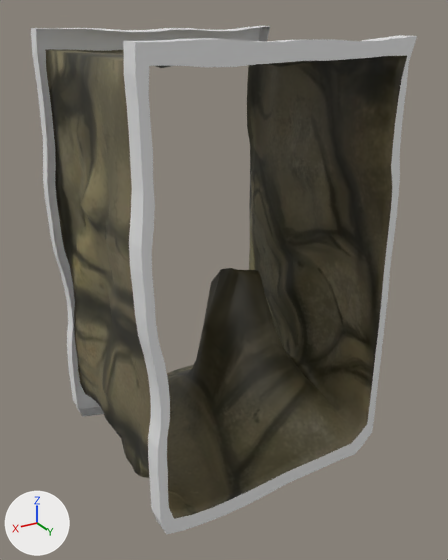
Before and after pictures for a commit that changed the FBX model Assets/Models/way/cave module 6.fbx.
Rendered twice from a 50 mm camera at (7.56, 13.02, 10.8) aimed at (-0.06, 0.31, 4.45). The lights are fixed; the arrows at lower left show +X, +Y and +Z. Where no turn or scale is listed for an object, it has been applied to the vertices.
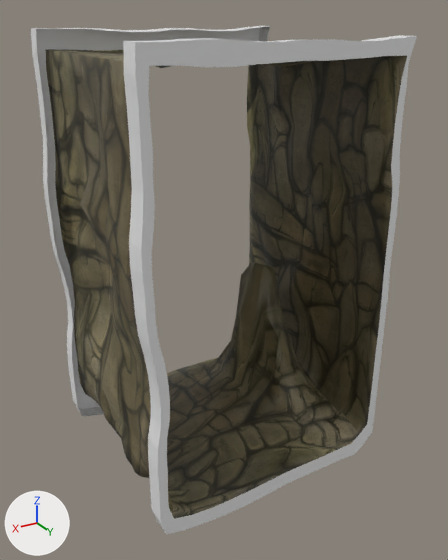
The newer file is also turned or shifted as a whole; pictures and numbers use the older file's frame.

Where the change shows, as pixel boxes [x1, y1, x2, y2] in the pictures (448 x 560 px; the box of a moved part takes in the faces that stretch with it):
'Plane.6', reshaped, surface changed: [31, 26, 417, 534] in both
part 1 of me_plane_009, moved or reshaped: before [168, 268, 323, 462]; after [168, 262, 323, 462]
part 2 of me_plane_009, surface changed: [45, 49, 407, 519] in both

What the commit changed:
me_plane_009 has 1664 vertices, 1600 faces and spans x -3.35..3.45, y -3.0..3.0, z -0.58..10.48.
me_plane_009 is used by ob_plane_6; location (0.0, 0.0, 0.0).
me_plane_009 part 1: 81 of 1664 vertices moved; they spanned x -2.64..0.83, y -2.13..2.12, z 0.2..4.4 and now span x -2.71..0.62, y -2.13..2.12, z 0.2..4.4; mean shift (-0.53, 0.0, 0.0); largest move (0.28, -0.98, 0.78) -> (-0.83, -0.98, 0.78).
me_plane_009 part 2: texture (UV) coordinates of 1344 of 1600 faces, centred in x -3.21..3.25, y -2.86..2.87, z -0.09..10.0, changed; they spanned u 0.0..0.24, v 0.0..1.0 and now span u 0.0..1.0, v 0.0..1.0.
